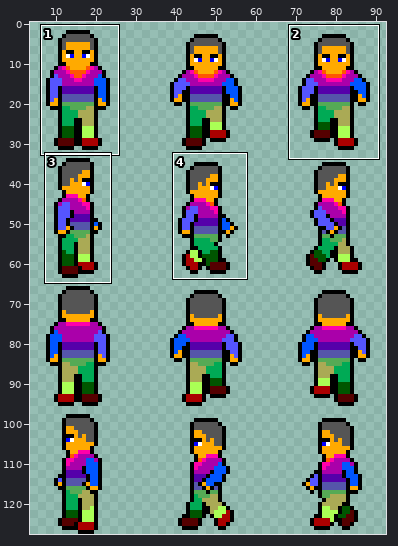
One commit to this pixel-art file: Assets/Resources/Sprites/Player Character.aseprite. Above: a wide view before the commit, with the close-up outlined.
Close-up. First the earlier version:
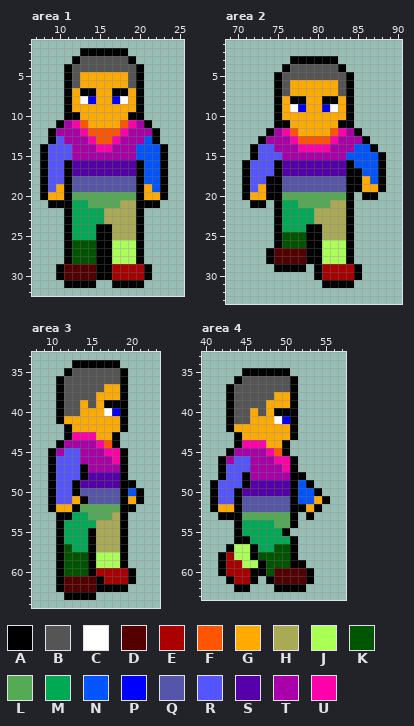
128x128 pixels, 1 frame. Shown: area 1: x 7..25, y 1..32; area 2: x 69..90, y 1..33; area 3: x 8..23, y 33..64; area 4: x 40..57, y 33..63. The wide view leaves out empty margins. The commit also changed other parts of the picture, which this record leaves out.
Palette (. is transparent): A #000000  B #555555  C #ffffff  D #550000  E #aa0000  F #ff5500  G #ffaa00  H #aaaa55  J #aaff55  K #005500  L #55aa55  M #00aa55  N #0055ff  P #0000ff  Q #5555aa  R #5555ff  S #5500aa  T #aa00aa  U #ff00aa
Pixels before, area 1, first column x 8:
 2 .....AAAAAA.....
 3 ....ABBBBBBA....
 4 ...ABBBBBBBBA...
 5 ...ABGGGGGGBA...
 6 ...ABGGGGGGBA...
 7 ...AGAAGGAAGA...
 8 ...AGCPGGPCGA...
 9 ...AGGGGGGGGA...
10 ...AAGGGGGGAA...
11 ..ATUFGGGGFUTA..
12 .ATTTUFFFFUTTTA.
13 .ARTTTUFFUTTTNA.
14 ARRRTTTUUTTTNNNA
15 ARRRTTTTTTTTNNNA
16 ARRASSSSSSSSANNA
17 ARRASSSSSSSSANNA
18 ARRAQQQQQQQQANNA
19 ARGAQQQQQQQQAGNA
20 AGGALLLLLLLLAGGA
21 .AAAMMLLLLHHAAA.
22 ...AMMMMHHHHA...
23 ...AMMMMHHHHA...
24 ...AMMMAAHHHA...
25 ...AMMMAAHHHA...
26 ...AKKKAAJJJA...
27 ...AKKKAAJJJA...
28 ...AKKKAAJJJA...
29 ..ADDDDAAEEEEA..
30 ..ADDDDAAEEEEA..
31 ...AAAA..AAAA...
Pixels before, area 2, first column x 71:
 3 ......AAAAAA......
 4 .....ABBBBBBA.....
 5 ....ABBBBBBBBA....
 6 ....ABGGGGGGBA....
 7 ....ABGGGGGGBA....
 8 ....AGAAGGAAGA....
 9 ....AGCPGGPCGA....
10 ....AGGGGGGGGA....
11 ....AAGGGGGGAA....
12 ...ATUFGGGGFUTA...
13 ..ATTTUFFFFUTTTA..
14 .ARRTTTUUUUTTTNNA.
15 .ARRRTTTTTTTTNNNNA
16 ARRRASSSSSSSSANNNA
17 ARRRASSSSSSSSAANNA
18 ARRAAQQQQQQQQAAGNA
19 ARGAAQQQQQQQQAAGGA
20 AGGAALLLLLLLLA.AA.
21 .AA.AMMLLLLHHA....
22 ....AMMMMHHHHA....
23 ....AMMMMHHHHA....
24 ....AMMMAAHHHA....
25 ....AKKKAAHHHA....
26 ....AKKKAAJJJA....
27 ...ADDDDAAJJJA....
28 ...ADDDDAAJJJA....
29 ....AAAA.AEEEEA...
30 .........AEEEEA...
31 ..........AAAA....
Pixels before, area 3, first column x 10:
34 ...AAAAAA...
35 ..ABBBBBBA..
36 .ABBBBBBBA..
37 .ABBBBBGGA..
38 .ABBBBGGGA..
39 .ABBGBGAAA..
40 .ABBGGGCPA..
41 .AGGGGGGGA..
42 ..AGGGGGGA..
43 ..AUUUGGA...
44 .ATTTTUFA...
45 ATRRTTTUUA..
46 ARRRTTTTUA..
47 ARRRATTTTA..
48 ARRRASSSSA..
49 ARRASSSSSAA.
50 ARRAQQQQQANA
51 ARRGAQQQQAGA
52 AGGALLLLLAA.
53 .AAMMLLLHA..
54 .AMMMMHHHA..
55 .AMMMAHHHA..
56 .AMMMAHHHA..
57 .AKMMAHHHA..
58 .AKKKAJJJA..
59 .AKKKAJJJA..
60 .AKKKAEEEEA.
61 .ADDDDAEEEA.
62 .ADDDDAAAA..
63 ..AAAA......
Pixels before, area 4, first column x 41:
35 ....AAAAAA.....
36 ...ABBBBBBA....
37 ..ABBBBBBBA....
38 ..ABBBBBGGA....
39 ..ABBBBGGGA....
40 ..ABBGBGAAA....
41 ..ABBGGGCPA....
42 ..AGGGGGGGA....
43 ...AGGGGGGA....
44 ...AUUUGGA.....
45 ..ATTTTUFA.....
46 .ATRRTTTUUA....
47 .ARRRTTTTUA....
48 .ARRATTTTTAA...
49 ARRRASSSSSANA..
50 ARRASSSSSSANNA.
51 ARRAQQQQQQANNGA
52 AGGAQQQQQQAAGA.
53 .AAALLLLLLA.A..
54 ...AMMMMLLA....
55 ...AMMMMMA.....
56 ...AAMMMMMA....
57 ..AJJAMMKKA....
58 .AEJJAKKKKA....
59 .AEEJJAKKKAA...
60 .AEEEAAKDDDDA..
61 ..AEEA.ADDDDA..
62 ...AA...AAAA...
And afterwards:
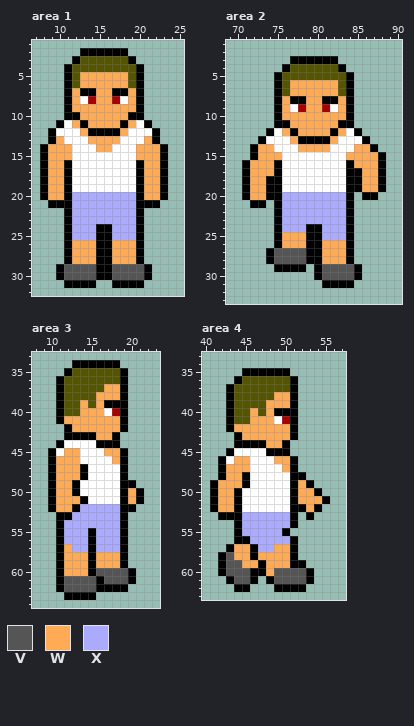
Colours new in this view: V #555555  W #ffaa55  X #aaaaff
The edit:
colour B: #555555 -> #555500
Area 1:
y 5..6: x 13..18 GGGGGG -> WWWWWW
y 7: x 12 G -> W; x 15..16 GG -> WW; x 19 G -> W
y 8: x 12 G -> W; x 14..17 PGGP -> EWWE; x 19 G -> W
y 9: x 12..19 GGGGGGGG -> WWWWWWWW
y 10: x 13..18 GGGGGG -> WWWWWW
y 11: x 11..20 TUFGGGGFUT -> CWAWWWWAWC
y 12: x 10..21 TTTUFFFFUTTT -> CCCWAAAAWCCC
y 13: x 10..21 RTTTUFFUTTTN -> WCCCWWWWCCCW
y 14: x 9..22 RRRTTTUUTTTNNN -> WWWCCCWWCCCWWW
y 15: x 9..22 RRRTTTTTTTTNNN -> WWWCCCCCCCCWWW
y 16..17: x 9..10 RR -> WW; x 12..19 SSSSSSSS -> CCCCCCCC; x 21..22 NN -> WW
y 18: x 9..10 RR -> WW; x 12..19 QQQQQQQQ -> CCCCCCCC; x 21..22 NN -> WW
y 19: x 9..10 RG -> WW; x 12..19 QQQQQQQQ -> CCCCCCCC; x 21..22 GN -> WW
y 20: x 9..10 GG -> WW; x 12..19 LLLLLLLL -> XXXXXXXX; x 21..22 GG -> WW
y 21: x 12..19 MMLLLLHH -> XXXXXXXX
y 22..23: x 12..19 MMMMHHHH -> XXXXXXXX
y 24..25: x 12..14 MMM -> XXX; x 17..19 HHH -> XXX
y 26..28: x 12..14 KKK -> WWW; x 17..19 JJJ -> WWW
y 29..30: x 11..14 DDDD -> VVVV; x 17..20 EEEE -> VVVV
Area 2:
y 6..7: x 77..82 GGGGGG -> WWWWWW
y 8: x 76 G -> W; x 79..80 GG -> WW; x 83 G -> W
y 9: x 76 G -> W; x 78..81 PGGP -> EWWE; x 83 G -> W
y 10: x 76..83 GGGGGGGG -> WWWWWWWW
y 11: x 77..82 GGGGGG -> WWWWWW
y 12: x 75..84 TUFGGGGFUT -> CWAWWWWAWC
y 13: x 74..85 TTTUFFFFUTTT -> CCCWAAAAWCCC
y 14: x 73..86 RRTTTUUUUTTTNN -> WWCCCWWWWCCCWW
y 15: x 73..87 RRRTTTTTTTTNNNN -> WWWCCCCCCCCWWWW
y 16: x 72..74 RRR -> WWW; x 76..83 SSSSSSSS -> CCCCCCCC; x 85..87 NNN -> WWW
y 17: x 72..74 RRR -> WWW; x 76..83 SSSSSSSS -> CCCCCCCC; x 86..87 NN -> WW
y 18: x 72..73 RR -> WW; x 76..83 QQQQQQQQ -> CCCCCCCC; x 86..87 GN -> WW
y 19: x 72..73 RG -> WW; x 76..83 QQQQQQQQ -> CCCCCCCC; x 86..87 GG -> WW
y 20: x 72..73 GG -> WW; x 76..83 LLLLLLLL -> XXXXXXXX
y 21: x 76..83 MMLLLLHH -> XXXXXXXX
y 22..23: x 76..83 MMMMHHHH -> XXXXXXXX
y 24: x 76..78 MMM -> XXX; x 81..83 HHH -> XXX
y 25: x 76..78 KKK -> WWW; x 81..83 HHH -> XXX
y 26: x 76..78 KKK -> WWW; x 81..83 JJJ -> WWW
y 27..28: x 75..78 DDDD -> VVVV; x 81..83 JJJ -> WWW
y 29..30: x 81..84 EEEE -> VVVV
Area 3:
y 37: x 17..18 GG -> WW
y 38: x 16..18 GGG -> WWW
y 39: x 14 G -> W; x 16 G -> W
y 40: x 14..16 GGG -> WWW; x 18 P -> E
y 41: x 12..18 GGGGGGG -> WWWWWWW
y 42: x 13..18 GGGGGG -> WWWWWW
y 43: x 13..17 UUUGG -> AAAWW
y 44: x 12..17 TTTTUF -> CCCCAA
y 45: x 11..18 TRRTTTUU -> CWWCCCWW
y 46: x 11..18 RRRTTTTU -> WWWCCCCW
y 47: x 11..13 RRR -> WWW; x 15..18 TTTT -> CCCC
y 48: x 11..13 RRR -> WWW; x 15..18 SSSS -> CCCC
y 49: x 11..12 RR -> WW; x 14..18 SSSSS -> CCCCC
y 50: x 11..12 RR -> WW; x 14..18 QQQQQ -> CCCCC; x 20 N -> W
y 51: x 11..13 RRG -> WWW; x 15..18 QQQQ -> CCCC; x 20 G -> W
y 52: x 11..12 GG -> WW; x 14..18 LLLLL -> XXXXX
y 53: x 13..18 MMLLLH -> XXXXXX
y 54: x 12..18 MMMMHHH -> XXXXXXX
y 55..56: x 12..14 MMM -> XXX; x 16..18 HHH -> XXX
y 57: x 12..14 KMM -> WXX; x 16..18 HHH -> XXX
y 58..59: x 12..14 KKK -> WWW; x 16..18 JJJ -> WWW
y 60: x 12..14 KKK -> WWW; x 16..19 EEEE -> VVVV
y 61: x 12..15 DDDD -> VVVV; x 17..19 EEE -> VVV
y 62: x 12..15 DDDD -> VVVV
Area 4:
y 38: x 49..50 GG -> WW
y 39: x 48..50 GGG -> WWW
y 40: x 46 G -> W; x 48 G -> W
y 41: x 46..48 GGG -> WWW; x 50 P -> E
y 42: x 44..50 GGGGGGG -> WWWWWWW
y 43: x 45..50 GGGGGG -> WWWWWW
y 44: x 45..49 UUUGG -> AAAWW
y 45: x 44..49 TTTTUF -> CCCCAA
y 46: x 43..50 TRRTTTUU -> CWWCCCWW
y 47: x 43..50 RRRTTTTU -> WWWCCCCW
y 48: x 43..44 RR -> WW; x 46..50 TTTTT -> CCCCC
y 49: x 42..44 RRR -> WWW; x 46..50 SSSSS -> CCCCC; x 52 N -> W
y 50: x 42..43 RR -> WW; x 45..50 SSSSSS -> CCCCCC; x 52..53 NN -> WW
y 51: x 42..43 RR -> WW; x 45..50 QQQQQQ -> CCCCCC; x 52..54 NNG -> WWW
y 52: x 42..43 GG -> WW; x 45..50 QQQQQQ -> CCCCCC; x 53 G -> W
y 53: x 45..50 LLLLLL -> XXXXXX
y 54: x 45..50 MMMMLL -> XXXXXX
y 55: x 45..49 MMMMM -> XXXXX
y 56: x 46..50 MMMMM -> XXXXX
y 57: x 44..45 JJ -> WW; x 47..50 MMKK -> XXWW
y 58: x 43..45 EJJ -> VWW; x 47..50 KKKK -> WWWW
y 59: x 43..46 EEJJ -> VVWW; x 48..50 KKK -> WWW
y 60: x 43..45 EEE -> VVV; x 48..52 KDDDD -> WVVVV
y 61: x 44..45 EE -> VV; x 49..52 DDDD -> VVVV
Where, in picture pixels (left, top, right, bottom), the same in both close-ups:
changed: (48, 56, 160, 280)
changed: (250, 64, 378, 280)
changed: (56, 368, 136, 592)
changed: (218, 376, 322, 584)
